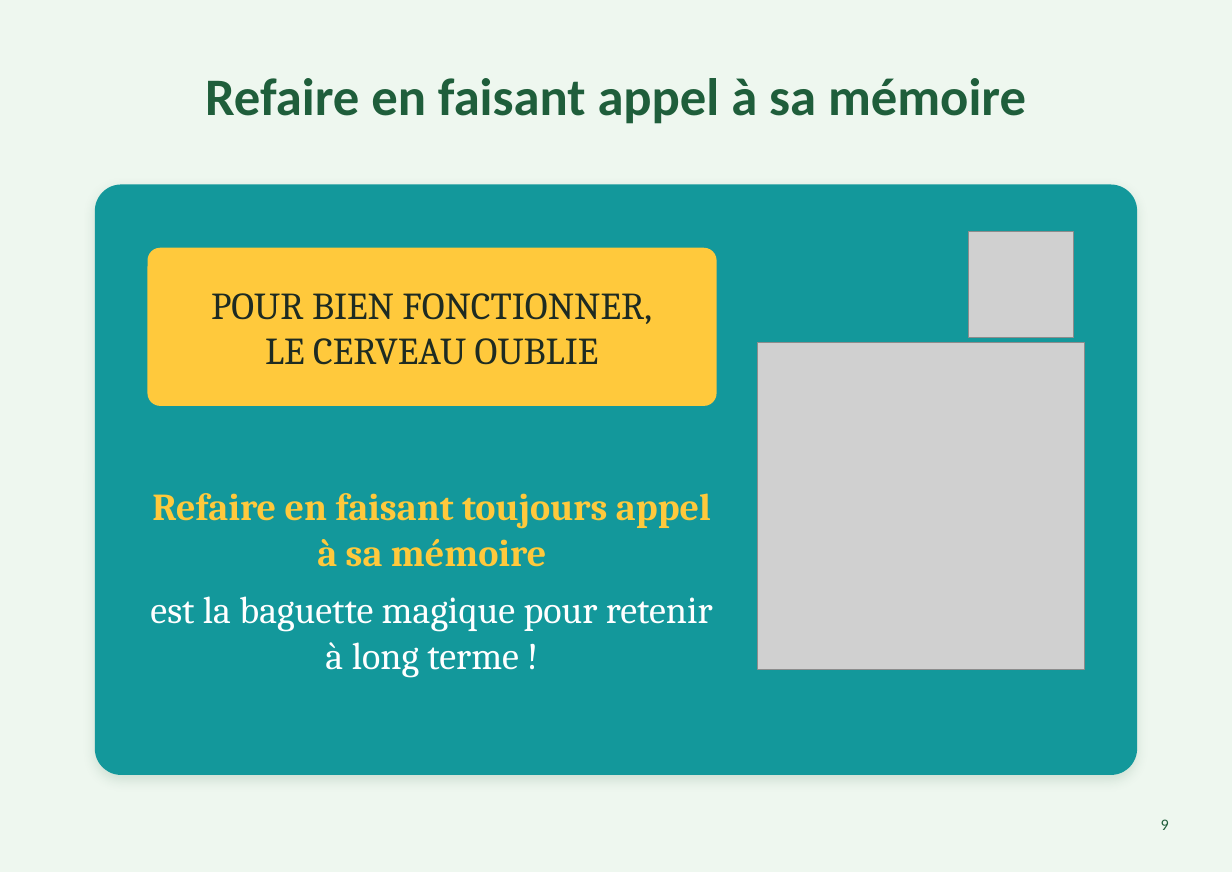
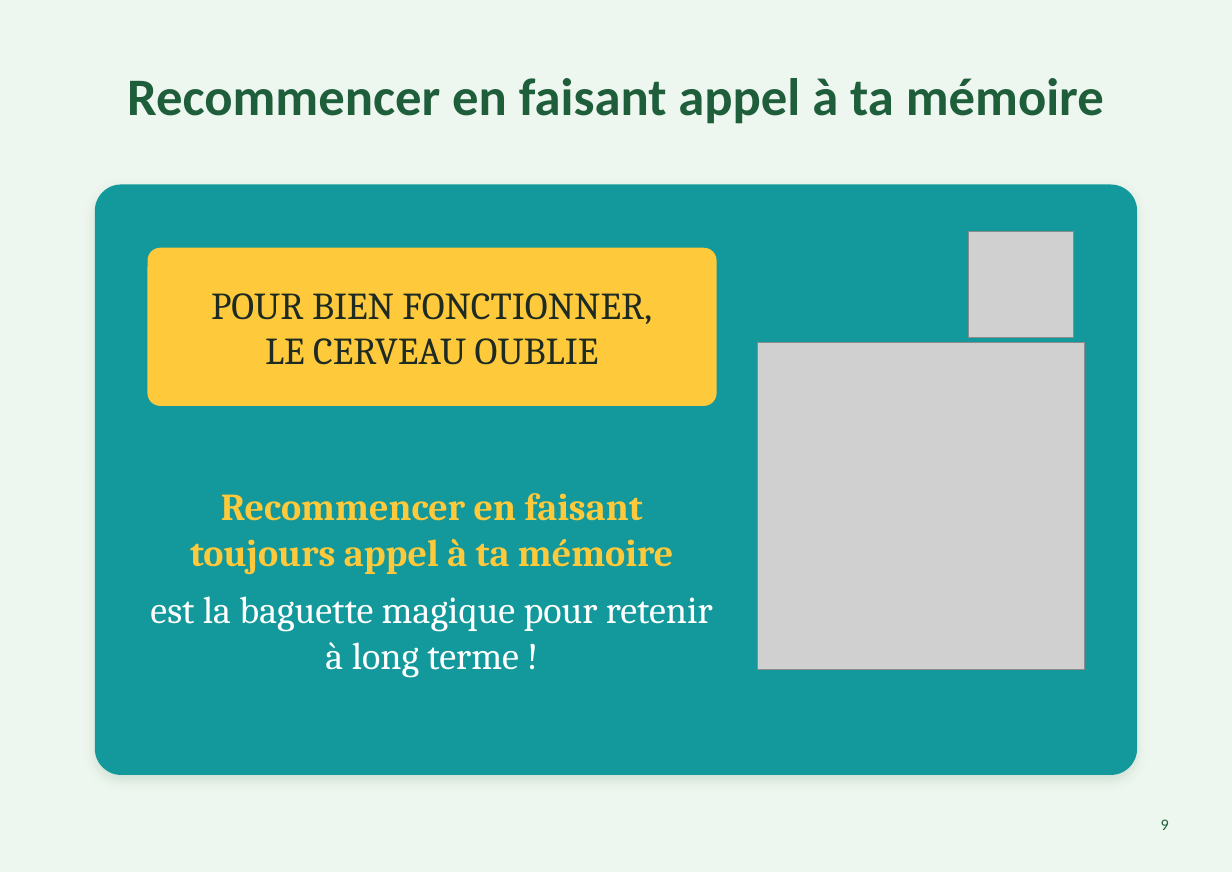
Before and after one commit to toujourscap/toujourscap, a slide deck: slide 9 of assets/fichiers/apprendre-diaporama.pptx. Drawn at 1232x872 pixels with LibreOffice and Linux fonts; fonts in the diff are those of the drawing; grey boxes stand for pictures. Boxes give left, top, right and bottom in pixels: in the first picture for what was removed or moved away, otherwise in the second. Text is boxed around its words. In the diff, an @@ line names an element or a change of style, - is before the commit and + after.

```diff
--- a/assets/fichiers/apprendre-diaporama.pptx
+++ b/assets/fichiers/apprendre-diaporama.pptx
@@ title at bbox=[127, 78, 1104, 124]: text changed @@
-Refaire en faisant appel à sa mémoire
+Recommencer en faisant appel à ta mémoire
@@ text at bbox=[190, 493, 673, 574]: text changed @@
-Refaire en faisant toujours appel à sa mémoire
+Recommencer en faisant toujours appel à ta mémoire
```
Also in this commit, not shown: 16 other files.
